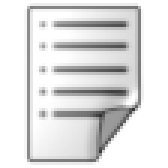
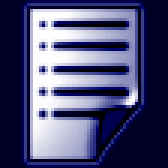
Comparing the layer stacks of the two 168x168 images. Changes:
renamed "Layer 1" to "Layer 1 copy", blend normal → hard light over [24, 3, 144, 165]
added layer "Color Fill 1" over [0, 0, 168, 168]
